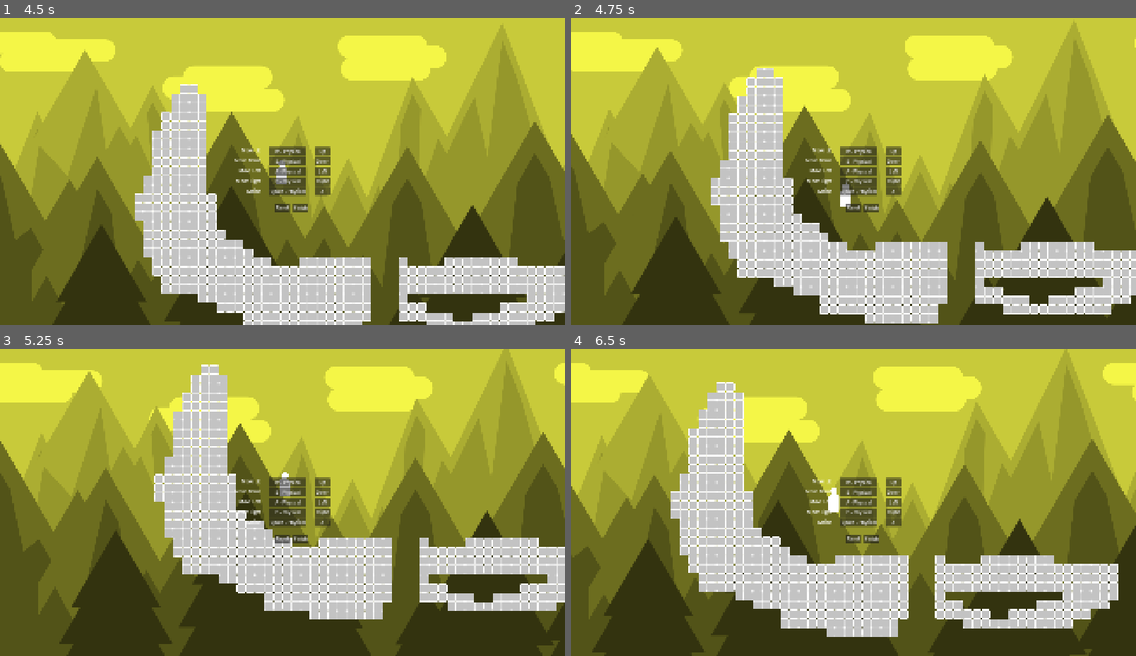
Above: before the commit, frames 1-4 (two rows, left to right).
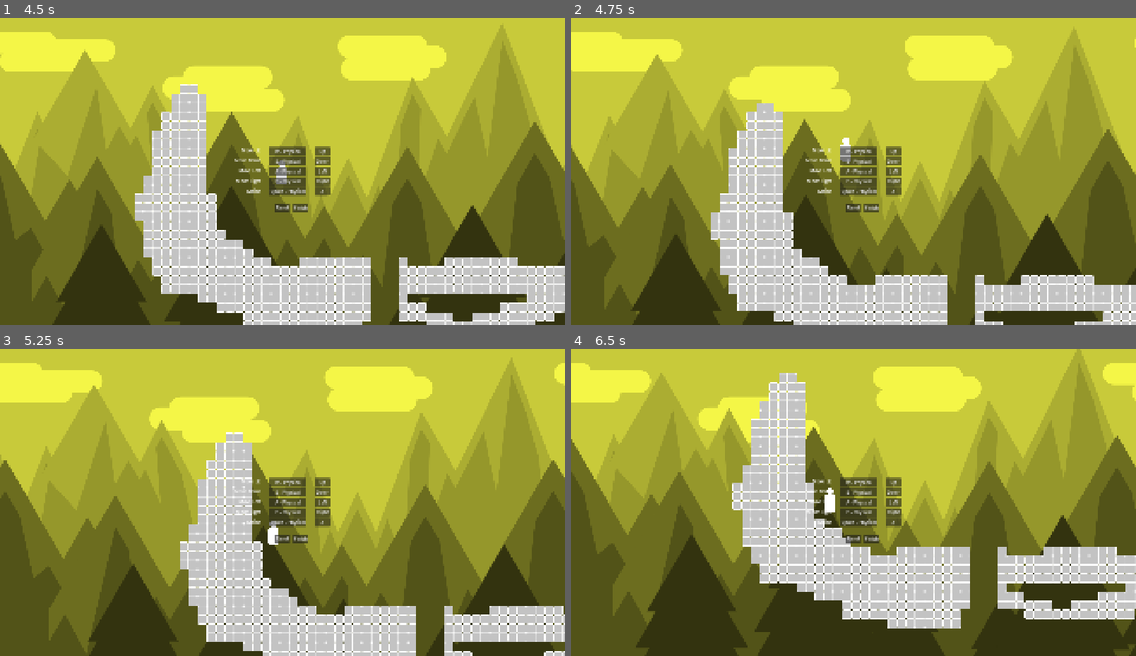
Above: after the commit, the same moments.

Repository: Yuna-Fr/AccessibilityGame
Game: Godot game, scene res://Scenes/Lvl_Circuit.tscn
The game is run twice, just before and just after one commit, with the same random seed, the same clock (stepped at 60 frames per second) and the same inputs.
Inputs (mouse positions are in pixels of both pictures, inside the frame that each line leads up to):
- Up to frame 1 (4.5 s): tap Enter at 0.5 s; move the mouse to (90, 174) at 0.52 s; hold W (Move_Up) 0.53-1.28 s; hold D (Move_Right) 0.53-2.03 s; click (90, 174) at 0.67 s; move the mouse to (169, 186) at 1.27 s; tap Space (Action) at 1.35 s; tap W (Move_Up) at 1.52, 1.55, 1.82, 2.85, 3.02, 3.32, 3.77, 3.8, 4.07 s; move the mouse to (339, 103) at 2.02 s; hold A (Move_Left) 2.03-2.78 s; hold W (Move_Up) 2.03-2.78 s; tap Q (SwapScene) at 2.1, 4.35 s; move the mouse to (254, 232) at 2.77 s; hold D (Move_Right) 2.78-4.28 s; click (254, 232) at 2.92 s; move the mouse to (452, 217) at 3.52 s; hold Space (Action) 3.53-4.28 s; move the mouse to (113, 125) at 4.27 s; hold A (Move_Left) from 4.28 s (still down)
- Up to frame 2 (4.75 s): keep holding A (Move_Left); tap W (Move_Up) at 4.52, 4.55 s
- Up to frame 3 (5.25 s): tap W (Move_Up) at 4.82 s; move the mouse to (310, 502) at 5.02 s; release A (Move_Left) at 5.03 s; hold D (Move_Right) from 5.03 s (still down); hold W (Move_Up) from 5.03 s (still down); click (310, 502) at 5.17 s
- Up to frame 4 (6.5 s): move the mouse to (768, 425) at 5.77 s; release D (Move_Right) at 5.78 s; release W (Move_Up) at 5.78 s; hold A (Move_Left) from 5.78 s (still down); tap Space (Action) at 5.85 s; tap W (Move_Up) at 6.02, 6.05, 6.32 s

Frame 1 is identical in both runs. In frame 2, 24% of the frame differs, in the area x 0-100%, y 1-100%; in frame 3, 41%; in frame 4, 47%, in the area x 0-100%, y 0-100%.

Commit message:
Coyote Time Implemtation
Added coyoteTime node
Added coyote time related scripts

Diff:
--- a/Prefabs/P_Platformer.tscn
+++ b/Prefabs/P_Platformer.tscn
@@ -45,4 +45,8 @@
 [node name="Timer" type="Timer" parent="." unique_id=1901071547]
 one_shot = true
 
+[node name="CoyoteTimer" type="Timer" parent="." unique_id=334271534]
+wait_time = 0.25
+one_shot = true
+
 [connection signal="timeout" from="Timer" to="." method="_on_timer_timeout"]
--- a/Scripts/S_PersoPlatformer.gd
+++ b/Scripts/S_PersoPlatformer.gd
@@ -9,7 +9,9 @@
 
 @onready var cam = $Camera2D
 @onready var soundGround = $SonsCollisionSol
+@onready var coyoteTime = $CoyoteTimer
 @onready var timer = $Timer
+var coyoteOn: bool = false
 @onready var jumpSound = $SonSaut
 @export var respawnpoint : Node2D
 
@@ -63,9 +65,20 @@
 			toggle_ground = !toggle_ground
 			soundGround.play_random()
 
-		if Input.is_action_just_pressed("Move_Up"):
-			jumpSound.play_random()
-			velocity.y = -jump_speed * 2
+		if coyoteOn:
+			coyoteOn = false
+			coyoteTime.stop()
+
+	else:
+		if !coyoteOn:
+			coyoteTime.start()
+			coyoteOn = true
+
+	if Input.is_action_just_pressed("Move_Up") and ( !coyoteTime.is_stopped() or is_on_floor() ):
+		jumpSound.play_random()
+		velocity.y = -jump_speed * 2
+		coyoteTime.stop()
+		coyoteOn = true
 
 	if velocity.x > 0:
 		velocity.x -= friction
Not shown: 1 places in Prefabs/P_Platformer.tscn that only renumber resources
